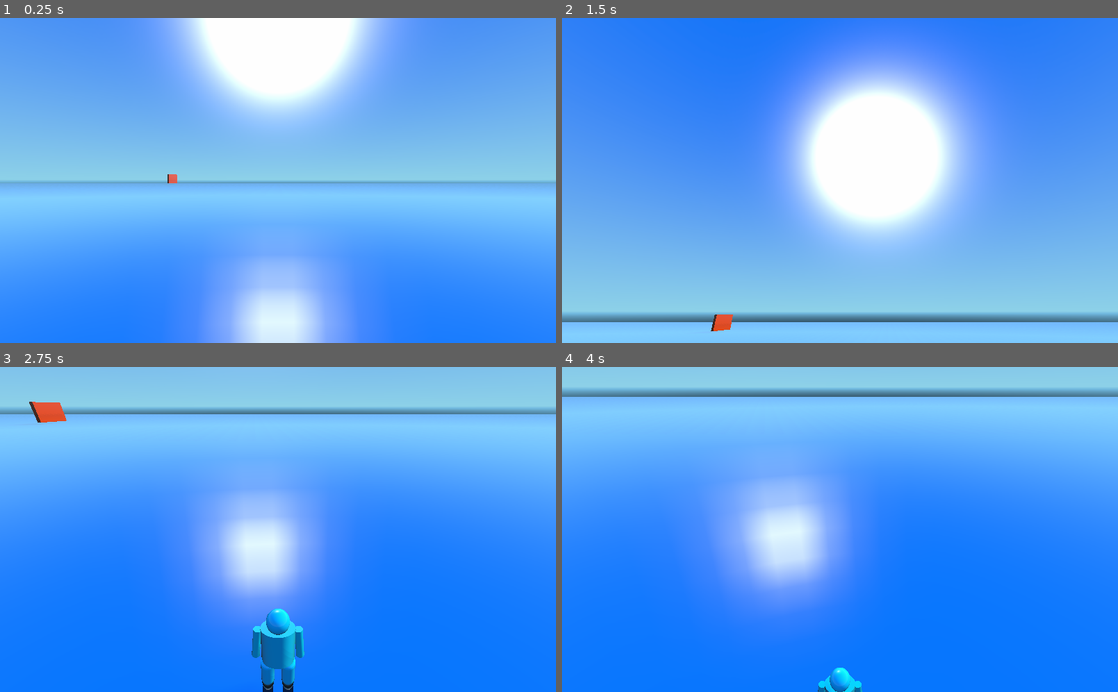
Above: before the commit, frames 1-4 (two rows, left to right).
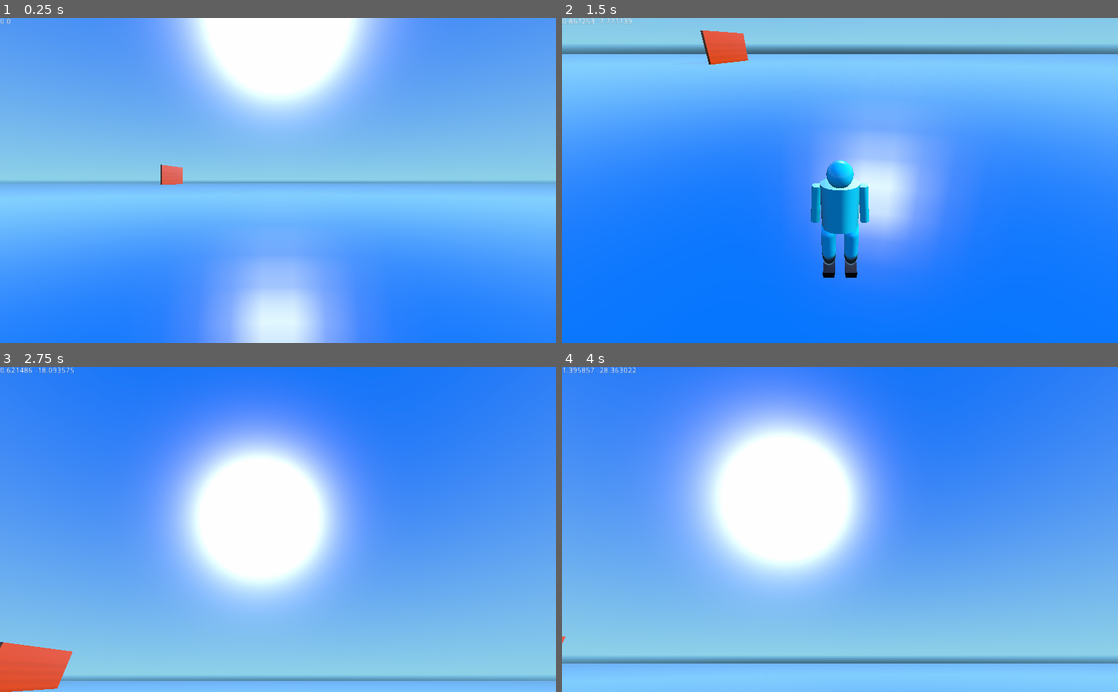
Above: after the commit, the same moments.

Repository: mrazeja7/mazes
Game: Godot game, scene res://hexa_maze.tscn
The game is run twice, just before and just after one commit, with the same random seed, the same clock (stepped at 60 frames per second) and the same inputs. The project has no main scene, so this scene is started directly.
Inputs (mouse positions are in pixels of both pictures, inside the frame that each line leads up to):
- Up to frame 1 (0.25 s): no input
- Up to frame 2 (1.5 s): tap Enter at 0.5 s; move the mouse to (867, 180) at 0.52 s; hold C 0.53-1.28 s; hold Up (ui_up) from 0.53 s (still down); tap Space at 0.77 s; move the mouse to (812, 180) at 1.27 s; tap C at 1.35 s
- Up to frame 3 (2.75 s): keep holding Up (ui_up); tap Space at 1.52 s; move the mouse to (289, 523) at 2.02 s; hold F from 2.03 s (still down); tap C at 2.3 s
- Up to frame 4 (4 s): keep holding Up (ui_up); move the mouse to (834, 536) at 2.77 s; release F at 2.78 s; tap C at 2.85 s; tap Space at 3.02, 3.77 s; move the mouse to (878, 532) at 3.52 s; hold C from 3.53 s (still down)

The runs differ from the first frame. In frame 1, 0.2% of the frame differs, in the area x 0-33%, y 0-52%; in frame 2, 92%; in frame 3, 92%; in frame 4, 92%, in the area x 0-100%, y 0-100%.
Error before the commit: Invalid get index 'visible' (on base: 'null instance'). (res://scripts/player.gd:89)
Error after the commit: Invalid get index 'visible' (on base: 'null instance'). (res://scripts/player.gd:83)

Commit message:
wall movement (controlled by an interval), print player pos, code cleanup

Diff:
--- a/hexa_maze.tscn
+++ b/hexa_maze.tscn
@@ -2,7 +2,7 @@
 
 [ext_resource path="res://assets/hexagonal_floor.tscn" type="PackedScene" id=1]
 [ext_resource path="res://assets/wall.tscn" type="PackedScene" id=2]
-[ext_resource path="res://scripts/wall.gd" type="Script" id=3]
+[ext_resource path="res://scripts/moving_wall.gd" type="Script" id=3]
 [ext_resource path="res://assets/player.tscn" type="PackedScene" id=4]
 [ext_resource path="res://scripts/player.gd" type="Script" id=5]
 
@@ -12,13 +12,12 @@
 
 [node name="wall" parent="." index="1" instance=ExtResource( 2 )]
 
-transform = Transform( -4.37114e-08, 0, 1, 0, 1, 0, -1, 0, -4.37114e-08, -34.9783, 2.82982, -80 )
+transform = Transform( -4.37114e-08, 0, 1, 0, 3, 0, -2.5, 0, -1.09278e-07, -34.9783, 2.5, -80 )
 script = ExtResource( 3 )
 _sections_unfolded = [ "Transform" ]
 
 [node name="player" parent="." index="2" instance=ExtResource( 4 )]
 
-editor/display_folded = true
 transform = Transform( 1, 0, 0, 0, 1, 0, 0, 0, 1, 0, 2.06112, 0 )
 script = ExtResource( 5 )
 
@@ -48,6 +47,23 @@
 cast_to = Vector3( 0, -1, 0 )
 collision_mask = 1
 
+[node name="poslabel" type="Label" parent="player" index="9"]
+
+anchor_left = 0.0
+anchor_top = 0.0
+anchor_right = 0.0
+anchor_bottom = 0.0
+margin_right = 40.0
+margin_bottom = 14.0
+rect_pivot_offset = Vector2( 0, 0 )
+mouse_filter = 2
+mouse_default_cursor_shape = 0
+size_flags_horizontal = 1
+size_flags_vertical = 4
+percent_visible = 1.0
+lines_skipped = 0
+max_lines_visible = -1
+
 [node name="DirectionalLight" type="DirectionalLight" parent="." index="3"]
 
 transform = Transform( -0.142244, -0.573576, 0.806707, -0.0996005, 0.819152, 0.564863, -0.984808, 0, -0.173648, 0, 30, 0 )
--- a/scripts/wall.gd
+++ b/scripts/moving_wall.gd
@@ -1,9 +1,6 @@
 extends Spatial
 
-# class member variables go here, for example:
-# var a = 2
-# var b = "textvar"
-var moveBy = Vector3()
+var move_by = Vector3(0, 0, 0.2)
 var direction_switch_interval = 2.0
 var since_direction_switch = 0
 var direction = 1
@@ -11,7 +8,6 @@
 func _ready():
 	# Called every time the node is added to the scene.
 	# Initialization here
-	moveBy = Vector3(0, 0, 0.2)
 	pass
 
 func _process(delta):
@@ -23,6 +19,6 @@
 		since_direction_switch = 0.0
 		direction *= -1
 	var tmp = self.translation
-	tmp += direction * moveBy
+	tmp += direction * move_by
 	self.translation = tmp
 	pass
--- a/scripts/player.gd
+++ b/scripts/player.gd
@@ -1,24 +1,27 @@
 extends KinematicBody
 
-# class member variables go here, for example:
-# var a = 2
-# var b = "textvar"
 var speed = 500
 var direction = Vector3()
 var gravity = -9.8
 var velocity = Vector3()
 
+#camera control
+var camera
+var third_person = false
 var view_sensitivity = 0.2
 var yaw = 0
 var pitch = 0
 
-var camera
-var third_person = false
+var pos_label
+
+func _process(delta):
+	pos_label.text = ("%s %s" % [self.translation.x, self.translation.z])
 
 func _ready():
 	set_process_input(true)
 	Input.set_mouse_mode(Input.MOUSE_MODE_CAPTURED)
 	camera = get_node("yaw/Camera")
+	pos_label = get_node("poslabel")
 
 func _enter_scene():
 	Input.set_mouse_mode(Input.MOUSE_MODE_CAPTURED)
@@ -28,16 +31,7 @@
 
 func _physics_process(delta):
 	var aim = get_node("yaw").get_global_transform().basis
-#	print(str(aim))
-#	direction = Vector3()
-#	if Input.is_action_pressed("ui_left"):
-#		direction.x -= 1
-#	if Input.is_action_pressed("ui_right"):
-#		direction.x += 1
-#	if Input.is_action_pressed("ui_up"):
-#		direction.z -= 1
-#	if Input.is_action_pressed("ui_down"):
-#		direction.z += 1
+
 	direction = Vector3()
 	if Input.is_action_pressed("ui_left") or Input.is_key_pressed(KEY_A):
 		direction -= aim[0]
@@ -65,7 +59,7 @@
 	if is_on_floor() and Input.is_key_pressed(KEY_SPACE):
 		velocity.y = 10
 
-func rotate_camera():
+func change_pov():
 	if not third_person:
 		third_person = true
 		camera.translate(Vector3(0,0.75,1.5))
@@ -80,8 +74,8 @@
 	if ie is InputEventKey and Input.is_action_just_pressed("ui_cancel"):
 		get_tree().quit()
 		pass
-	if Input.is_key_pressed(KEY_C):
-		rotate_camera()
+	if ie is InputEventKey and Input.is_key_pressed(KEY_C):
+		change_pov()
 		pass
 
 	if ie is InputEventKey and Input.is_key_pressed(KEY_F):
